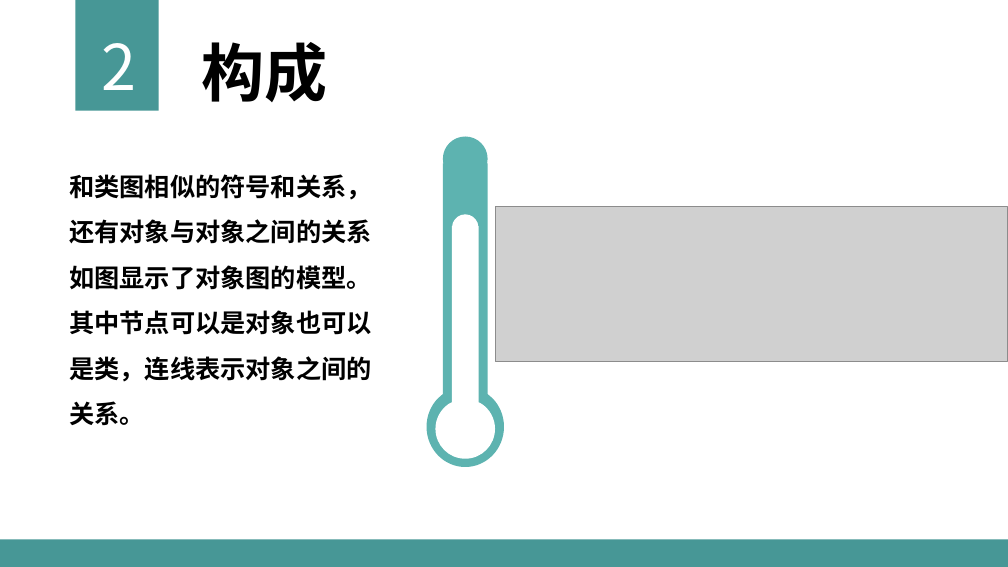
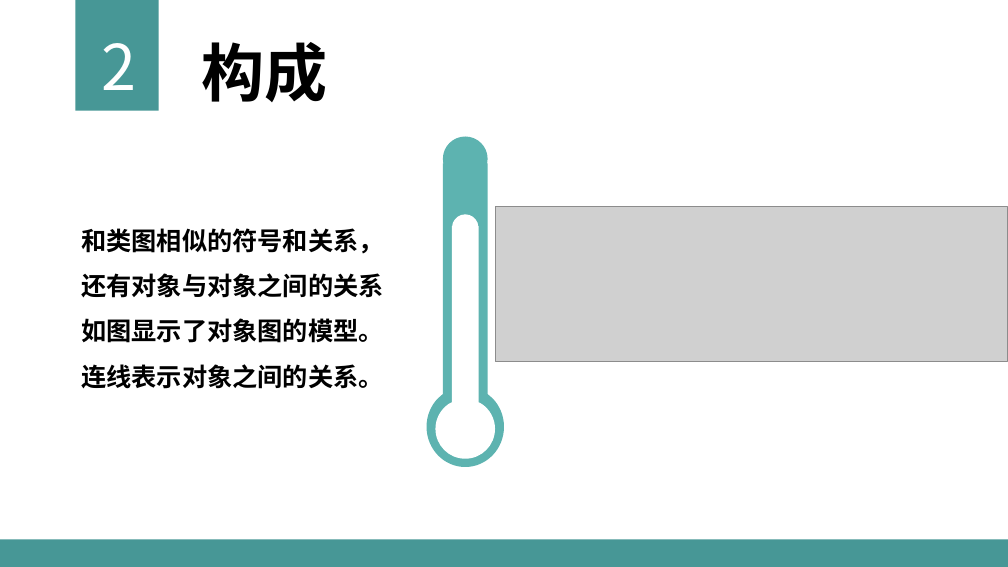
Before and after one commit to sun2009/PRD2018-G16, a slide deck: slide 5 of 受控文档/PPT/UML基础III0.3.0.pptx. Drawn at 1008x567 pixels with LibreOffice and Linux fonts; fonts in the diff are those of the drawing; grey boxes stand for pictures. Boxes give left, top, right and bottom in pixels: in the first picture for what was removed or moved away, otherwise in the second. Text is boxed around its words. In the diff, an @@ line names an element or a change of style, - is before the commit and + after.

```diff
--- a/受控文档/PPT/UML基础III0.3.0.pptx
+++ b/受控文档/PPT/UML基础III0.3.0.pptx
@@ text at (x1=81, y1=228, x2=383, y2=389): text changed @@
-和类图相似的符号和关系，还有对象与对象之间的关系如图显示了对象图的模型。其中节点可以是对象也可以是类，连线表示对象之间的关系。
+和类图相似的符号和关系，还有对象与对象之间的关系如图显示了对象图的模型。连线表示对象之间的关系。
```
Also in this commit, not shown: 8 other slides changed, 1 slide added.
